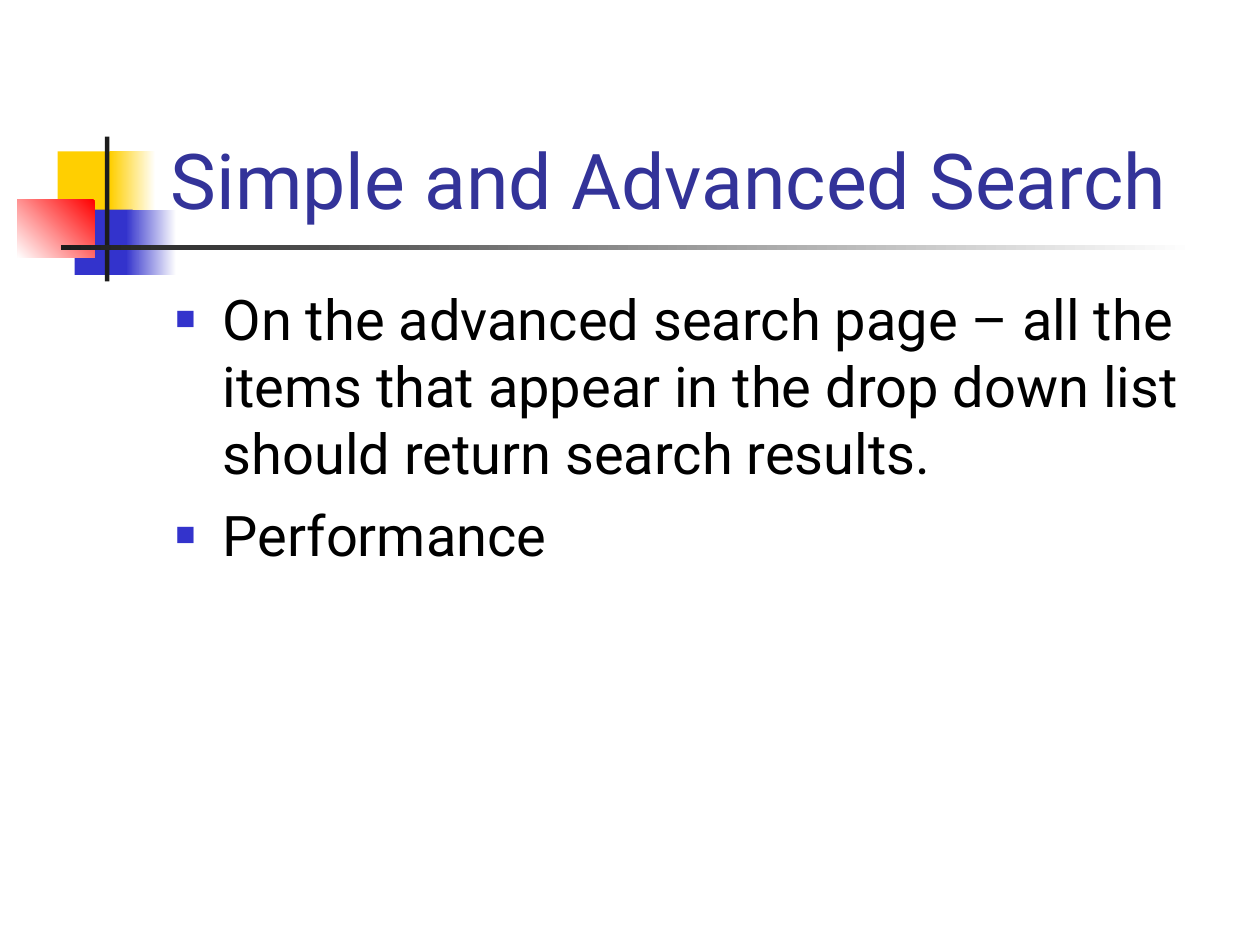
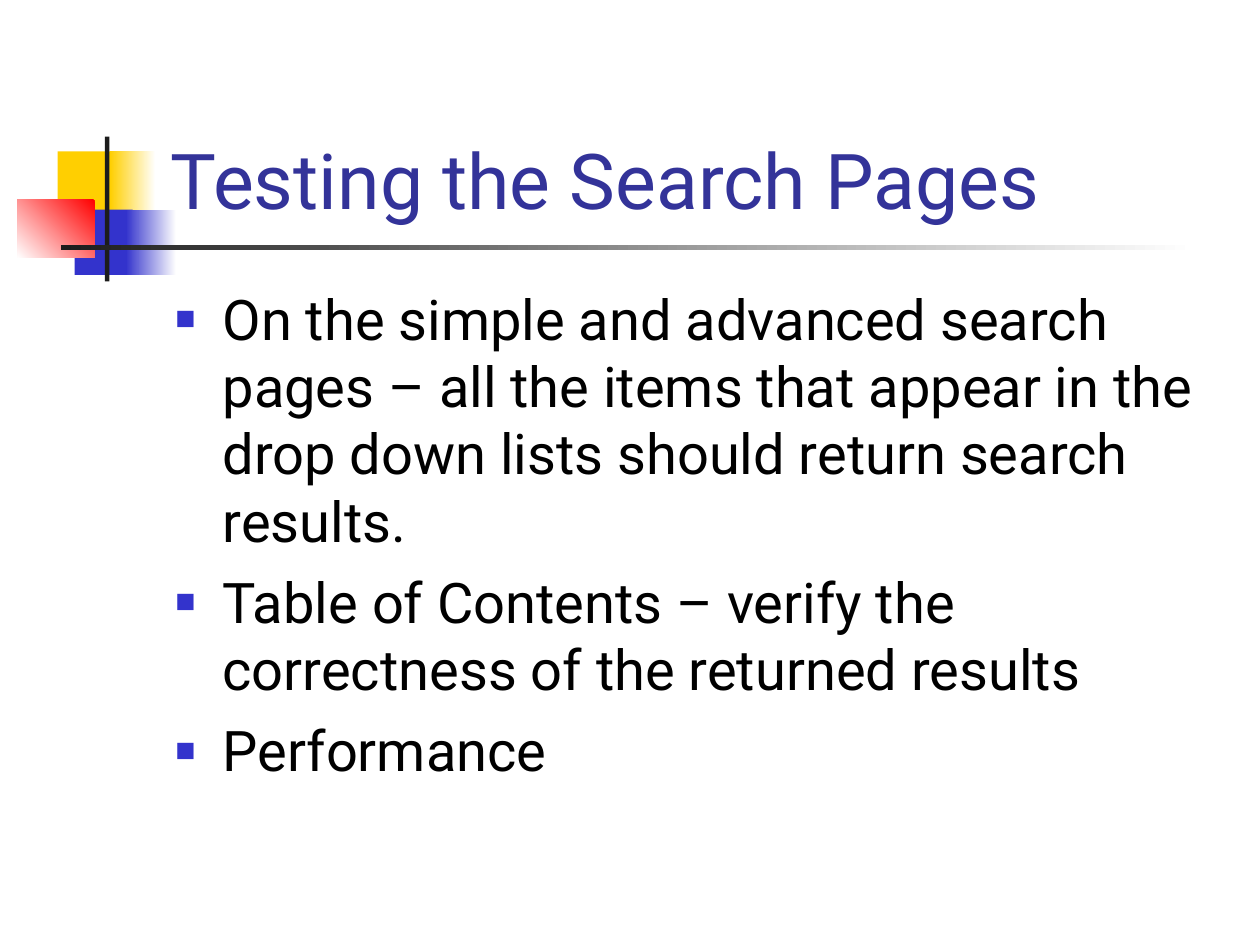
Before and after one commit to NCIP/camod-docs, a slide deck: slide 13 of artifacts/UAT/UAT2/Intro UAT2.ppt (slide 8 before the commit). Drawn at 1260x945 pixels with LibreOffice and Linux fonts; fonts in the diff are those of the drawing. Boxes give left, top, right and bottom in pixels: in the first picture for what was removed or moved away, otherwise in the second. Text is boxed around its words. In the diff, an @@ line names an element or a change of style, - is before the commit and + after.

```diff
--- a/artifacts/UAT/UAT2/Intro UAT2.ppt
+++ b/artifacts/UAT/UAT2/Intro UAT2.ppt
@@ title at bbox=[171, 151, 1039, 225]: text changed @@
-Simple and Advanced Search
+Testing the Search Pages
@@ text at bbox=[223, 298, 1192, 691]: text changed @@
-■ On the advanced search page – all the items that appear in the drop down list should return search results.
+■ On the simple and advanced search pages – all the items that appear in the drop down lists should return search results.
+■ Table of Contents – verify the correctness of the returned results
```
Also in this commit, not shown: 4 other slides changed, 8 slides added, 1 slide removed, 6 other files.
